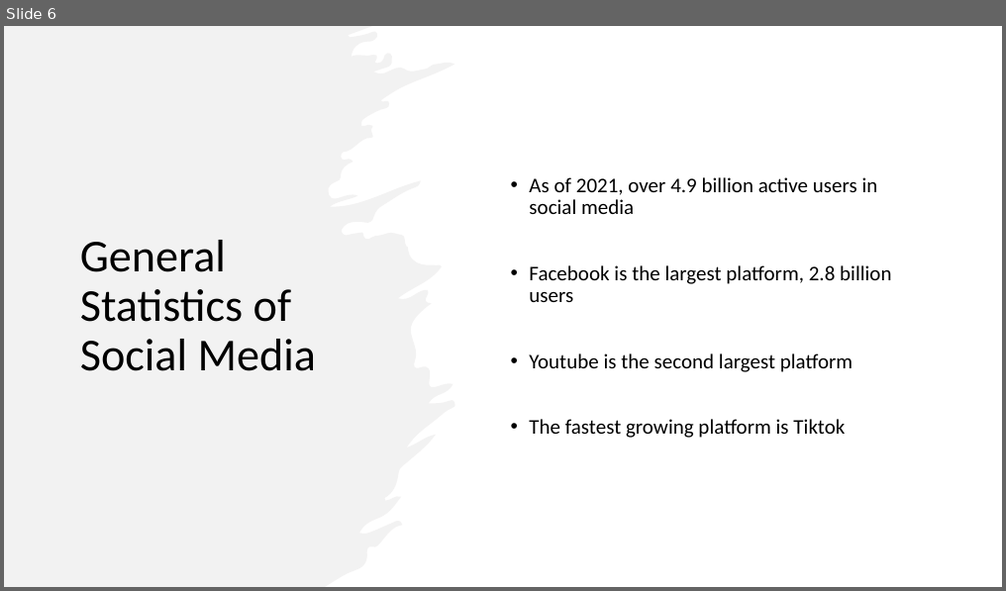
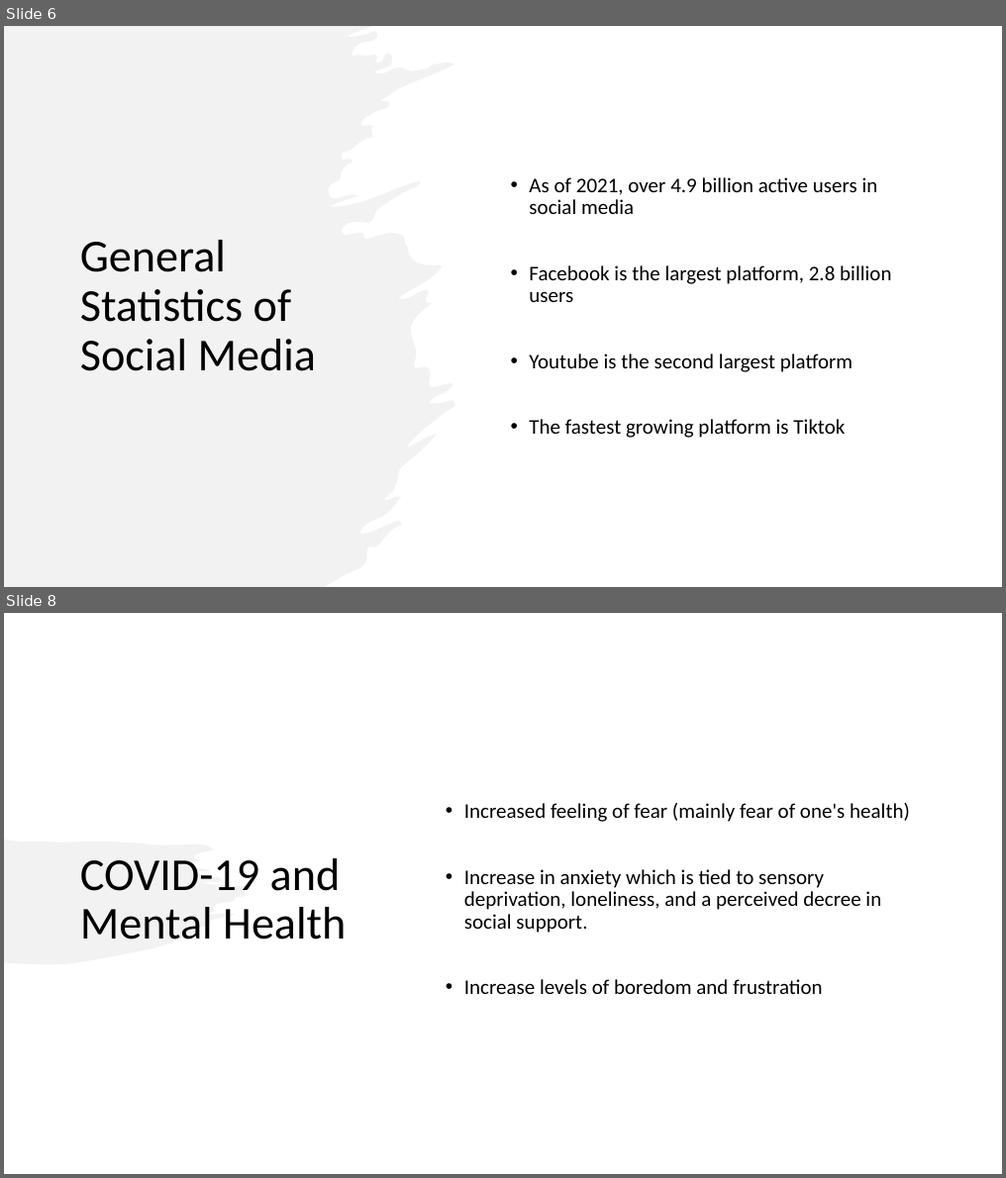
Before and after one commit to Millhouse32/ResearchMethology, a slide deck: Literature-Review/Litature-Review-Slides.pptx. Shown one above the other, each under a label of ours: slide 6 before the commit, slides 6 and 8 after it; the slides between them are not shown. The pictures are 1006x591 and 1006x1178 pixels, drawn with LibreOffice and Linux fonts; fonts in the diff are those of the drawing. Boxes give left, top, right and bottom in pixels: in the first picture for what was removed or moved away, otherwise in the second. Text is boxed around its words. In the diff, an @@ line names an element or a change of style, - is before the commit and + after.

```diff
--- a/Literature-Review/Litature-Review-Slides.pptx
+++ b/Literature-Review/Litature-Review-Slides.pptx
@@ slide 8 added at [4,613,1002,1174], background #FFFFFF @@
@@ text added at [464,803,910,994], 20 pt, text #000000 @@
+• Increased feeling of fear (mainly fear of one's health)
+• Increase in anxiety which is tied to sensory deprivation, loneliness, and a perceived decree in social support.
+• Increase levels of boredom and frustration
@@ freeform shape added at [4,840,252,965], fill #E7E6E6 at 50% opacity @@
@@ title added at [80,859,346,940], 44 pt, text #000000 @@
+COVID-19 and Mental Health
```
Also in this commit, not shown: 1 other slide added.
